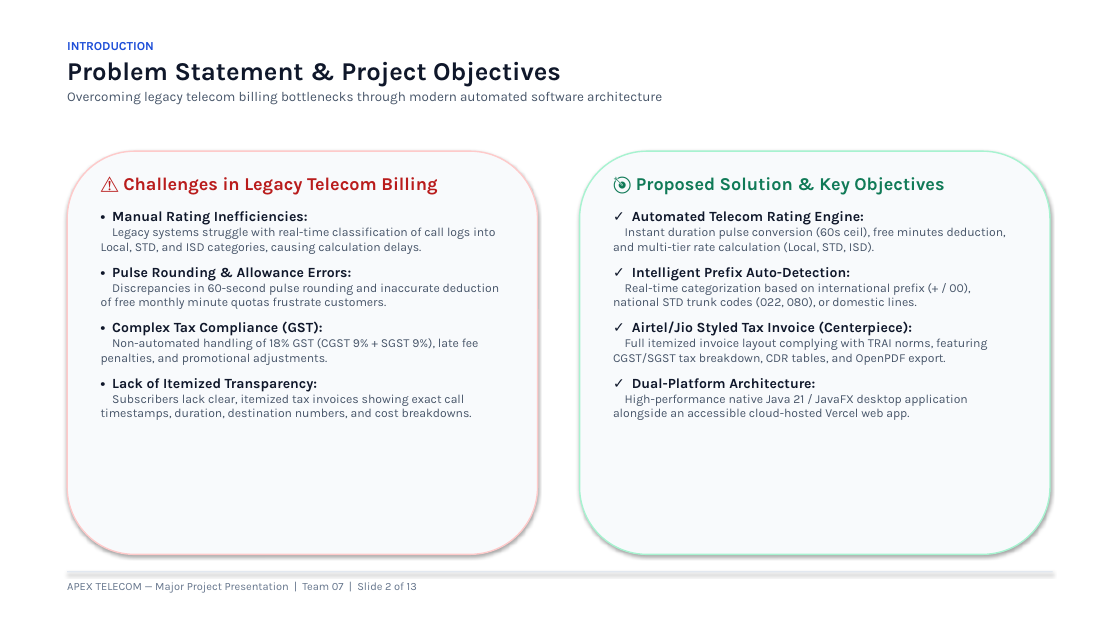
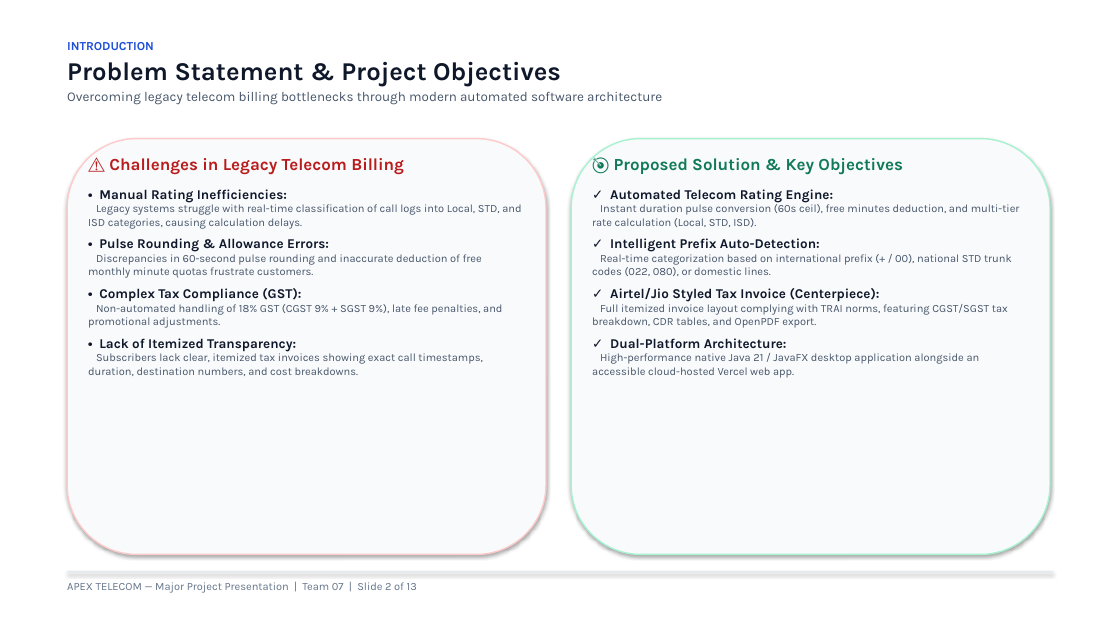
Before and after one commit to ashlesh0805/TelephoneBillManagementSystem, a slide deck: slide 2 of Telephone_Bill_Management_System_Team07.pptx. Drawn at 1120x630 pixels with LibreOffice and Linux fonts; fonts in the diff are those of the drawing. Boxes give left, top, right and bottom in pixels: in the first picture for what was removed or moved away, otherwise in the second. Text is boxed around its words. In the diff, an @@ line names an element or a change of style, - is before the commit and + after.

Commit message:
docs: polish deck widgets with comfortable margins, centered screenshots, and white theme

```diff
--- a/Telephone_Bill_Management_System_Team07.pptx
+++ b/Telephone_Bill_Management_System_Team07.pptx
@@ rounded rectangle: place and size @@
-rounded rectangle at box(67, 151, 538, 555)
+rounded rectangle at box(67, 139, 546, 555)
@@ rounded rectangle: place and size @@
-rounded rectangle at box(580, 151, 1050, 555)
+rounded rectangle at box(571, 139, 1050, 555)
@@ text "⚠️ Challenges in Legacy Telecom ...": place and size @@
-text "⚠️ Challenges in Legacy Telecom ..." at box(101, 177, 500, 420)
+text "⚠️ Challenges in Legacy Telecom ..." at box(88, 158, 521, 376)
@@ text "⚠️ Challenges in Legacy Telecom ..." at box(88, 158, 521, 376): size 15.5 to 14.5 pt in "⚠️ Challenges in Legacy Telecom Billing"; size 12 to 11.5 pt in "• Manual Rating Inefficiencies:", "• Pulse Rounding & Allowance Errors:", "• Complex Tax Compliance (GST):", "• Lack of Itemized Transparency:"; size 10.5 to 9.5 pt in "Legacy systems struggle with real-time classification of ...", "Discrepancies in 60-second pulse rounding and inaccurate ...", "Non-automated handling of 18% GST (CGST 9% ...", "Subscribers lack clear, itemized tax invoices showing ..."; less space between paragraphs @@
@@ text "🎯 Proposed Solution & Key ...": place and size @@
-text "🎯 Proposed Solution & Key ..." at box(613, 177, 1006, 420)
+text "🎯 Proposed Solution & Key ..." at box(592, 158, 1020, 378)
@@ text "🎯 Proposed Solution & Key ..." at box(592, 158, 1020, 378): size 15.5 to 14.5 pt in "🎯 Proposed Solution & Key Objectives"; size 12 to 11.5 pt in "✓ Automated Telecom Rating Engine:", "✓ Intelligent Prefix Auto-Detection:", "✓ Airtel/Jio Styled Tax Invoice (Centerpiece):", "✓ Dual-Platform Architecture:"; size 10.5 to 9.5 pt in "Instant duration pulse conversion (60s ceil), free ...", "Real-time categorization based on international prefix (+ ...", "Full itemized invoice layout complying with TRAI ...", "High-performance native Java 21 / JavaFX desktop ..."; less space between paragraphs @@
```
Also in this commit, not shown: 12 other slides changed, 3 other files.
